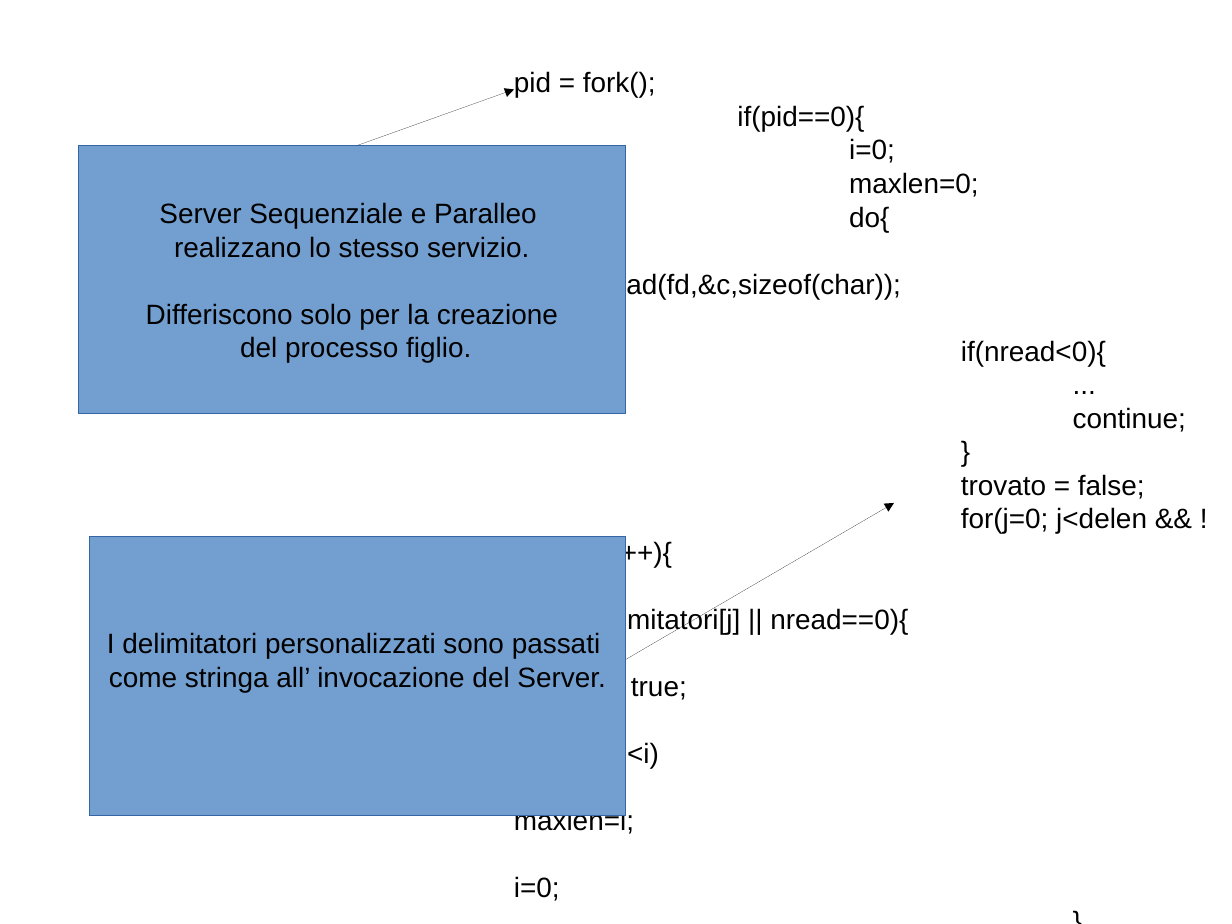
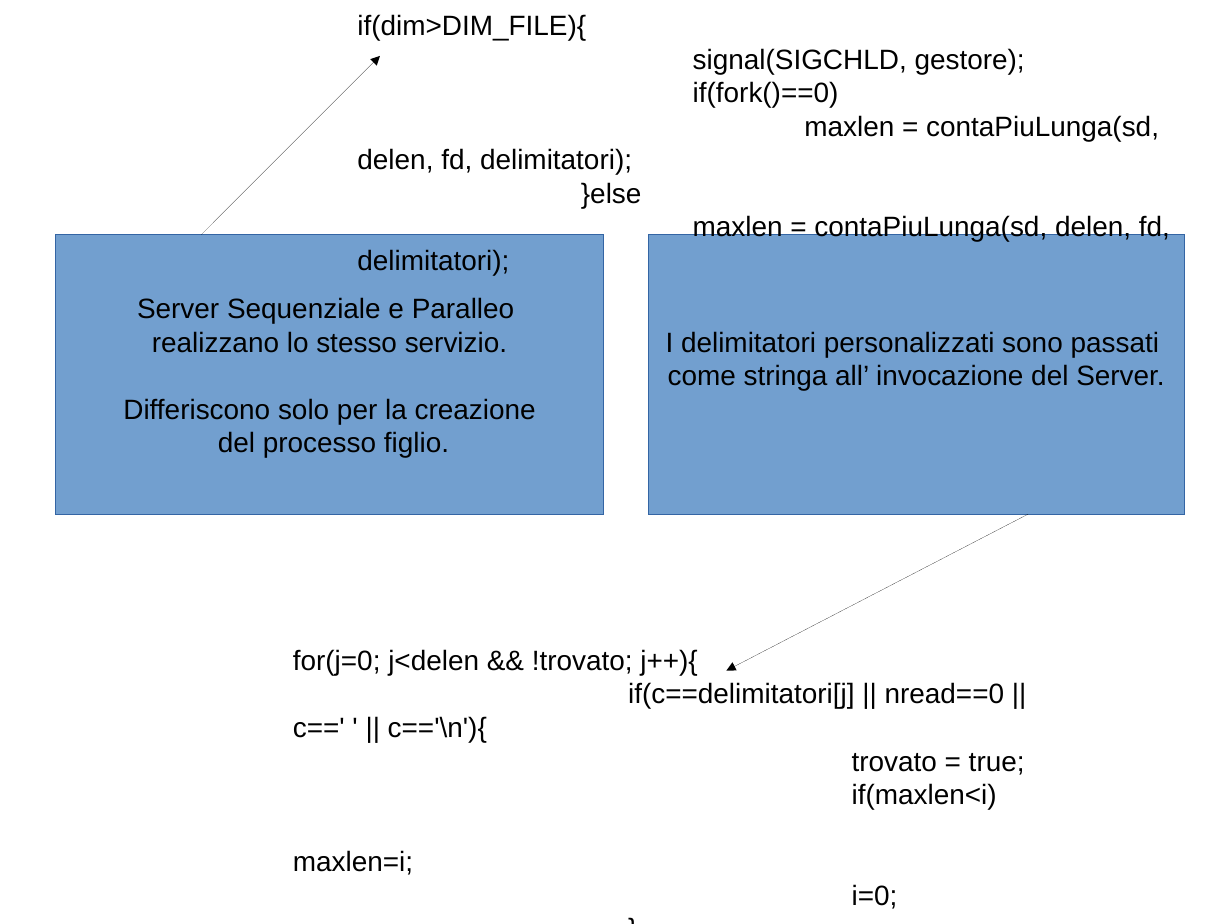
Before and after one commit to stefl3n/Esercitazione3, a slide deck: slide 3 of Project/Presentazione/Presentazione 3.odp. Drawn at 1232x924 pixels with LibreOffice and Linux fonts; fonts in the diff are those of the drawing. Boxes give left, top, right and bottom in pixels: in the first picture for what was removed or moved away, otherwise in the second. Text is boxed around its words. In the diff, an @@ line names an element or a change of style, - is before the commit and + after.

```diff
--- a/Project/Presentazione/Presentazione 3.odp
+++ b/Project/Presentazione/Presentazione 3.odp
@@ text added at <box>357,14,1170,242</box>, 18 pt, text #000000 @@
+if(dim>DIM_FILE){
+signal(SIGCHLD, gestore);
+if(fork()==0)
+maxlen = contaPiuLunga(sd, delen, fd, delimitatori);
+}else
+maxlen = contaPiuLunga(sd, delen, fd, delimitatori);
@@ arrow moved from (358, 145) - (514, 89) to (201, 235) - (380, 56) @@
@@ text at <box>514,71,979,299</box>: paragraphs removed @@
-pid = fork();
-if(pid==0){
-i=0;
-maxlen=0;
-do{
-nread=read(fd,&c,sizeof(char));
-if(nread<0){
-...
-continue;
-}
-trovato = false;
@@ rectangle "Server Sequenziale e Paralleo": place and size @@
-rectangle "Server Sequenziale e Paralleo" at <box>78,145,626,414</box>
+rectangle "Server Sequenziale e Paralleo" at <box>56,235,604,514</box>
@@ rectangle "I delimitatori personalizzati sono passati": place and size @@
-rectangle "I delimitatori personalizzati sono passati" at <box>89,537,626,816</box>
+rectangle "I delimitatori personalizzati sono passati" at <box>648,235,1185,514</box>
@@ text at <box>961,340,1106,366</box>: paragraphs removed @@
-if(!trovato)
-i++;
-}while(nread!=0);
@@ arrow moved from (626, 660) - (894, 503) to (1029, 514) - (727, 671) @@
@@ text "for(j=0; j<delen && !trovato; j++){": place and size @@
-text "for(j=0; j<delen && !trovato; j++){" at <box>514,71,1106,901</box>
+text "for(j=0; j<delen && !trovato; j++){" at <box>293,649,1025,909</box>
@@ text at <box>293,682,1005,742</box>: text changed @@
-if(c==delimitatori[j] || nread==0){
+if(c==delimitatori[j] || nread==0 || c==' ' || c=='\n'){
```
Also in this commit, not shown: 3 other slides changed, 1 other file.
